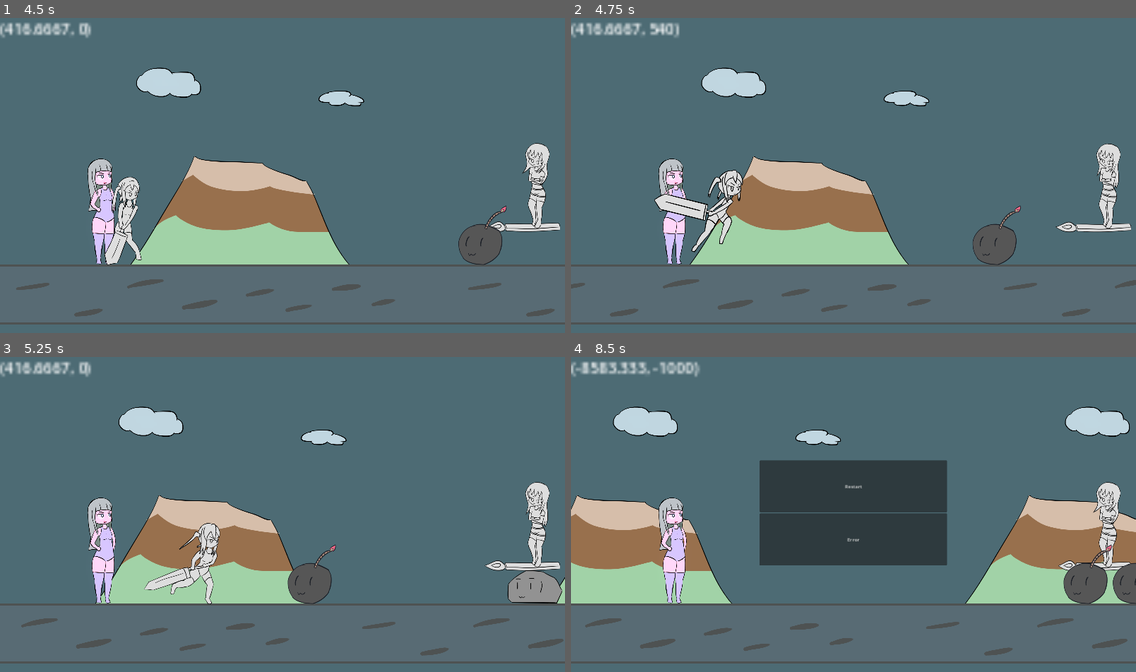
Above: before the commit, frames 1-4 (two rows, left to right).
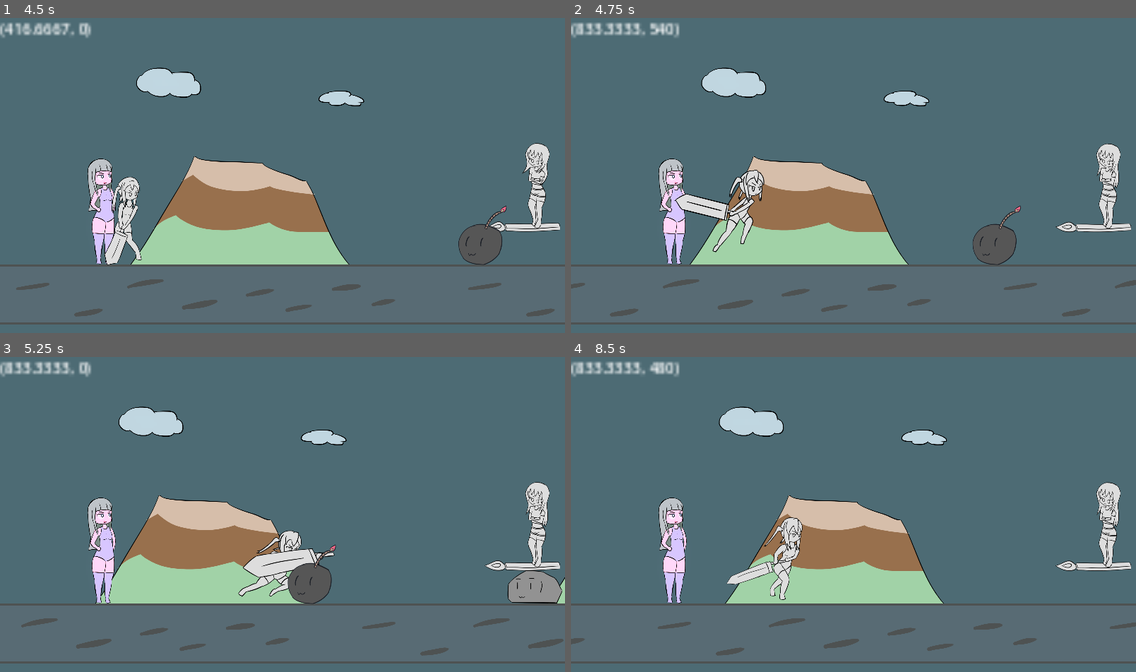
Above: after the commit, the same moments.

Repository: BeatMil/Animurun
Game: Godot game, scene res://Scenes/Forest.tscn
Same seed, same stepped clock (60 frames per second), same inputs: the game is played once before the commit and once after it.
Inputs (mouse positions are in pixels of both pictures, inside the frame that each line leads up to):
- Up to frame 1 (4.5 s): hold D (move_right) 0.53-2.03 s; tap Space (jump) at 0.6, 0.77, 1.07, 1.52, 1.55, 1.82, 2.3, 3.02, 3.05, 3.32, 3.6, 3.77, 4.07 s; tap J (attack) at 1.35, 4.35 s; hold K (block) 2.03-2.78 s; hold A (move_left) 2.03-4.28 s; tap L (dodge) at 2.85 s; hold D (move_right) from 4.28 s (still down)
- Up to frame 2 (4.75 s): keep holding D (move_right); tap Space (jump) at 4.52, 4.55 s
- Up to frame 3 (5.25 s): keep holding D (move_right); tap Space (jump) at 4.82 s; hold K (block) from 5.03 s (still down)
- Up to frame 4 (8.5 s): tap Space (jump) at 5.3, 8.27, 8.3 s; release D (move_right) at 5.75 s; release K (block) at 5.75 s; click (853, 486) at 5.75 s, where only the run before the commit has a clickable "Restart"; click (853, 486) at 6.5 s, where only the run before the commit has a clickable "Restart"; click (853, 486) at 7.25 s, where only the run before the commit has a clickable "Restart"; hold D (move_right) from 8.03 s (still down); tap L (dodge) at 8.1 s

Frame 1 is identical in both runs. In frame 2, 2.0% of the frame differs, in the area x 0-35%, y 1-75%; in frame 3, 2.6%; in frame 4, 34%, in the area x 0-100%, y 1-95%.

Commit message:
Fix slow walk after attack then jump

Diff:
--- a/scripts/Chiichan.gd
+++ b/scripts/Chiichan.gd
@@ -129,6 +129,7 @@
 
 
 func jump():
+	state = States.RUNNING
 	anim_player.play("jump")
 	velocity += Vector2(0, -jump_power)
 
